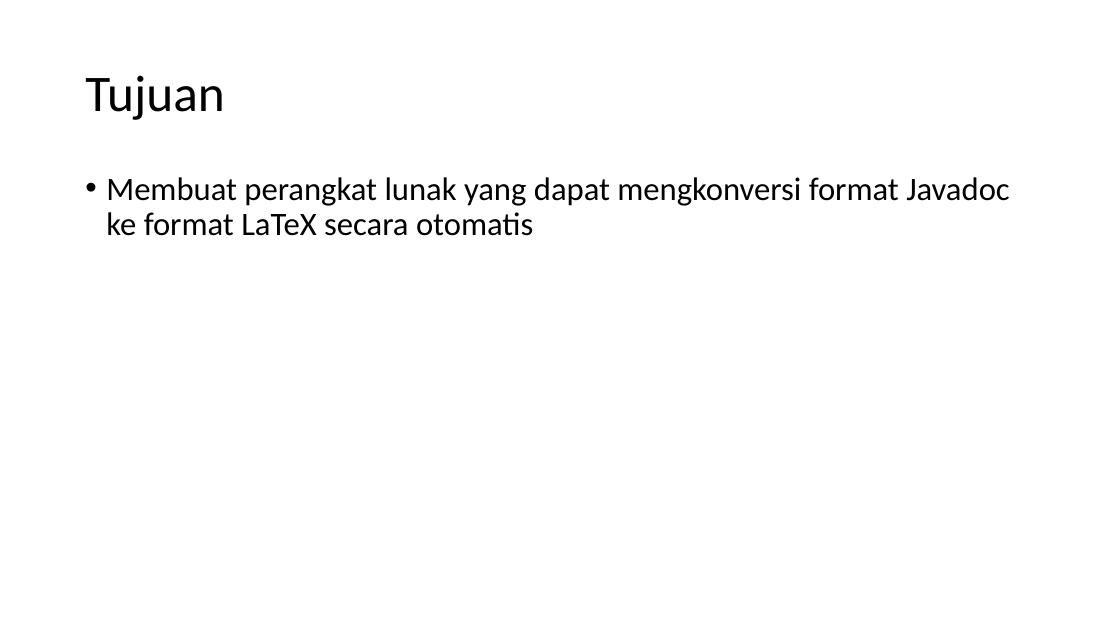
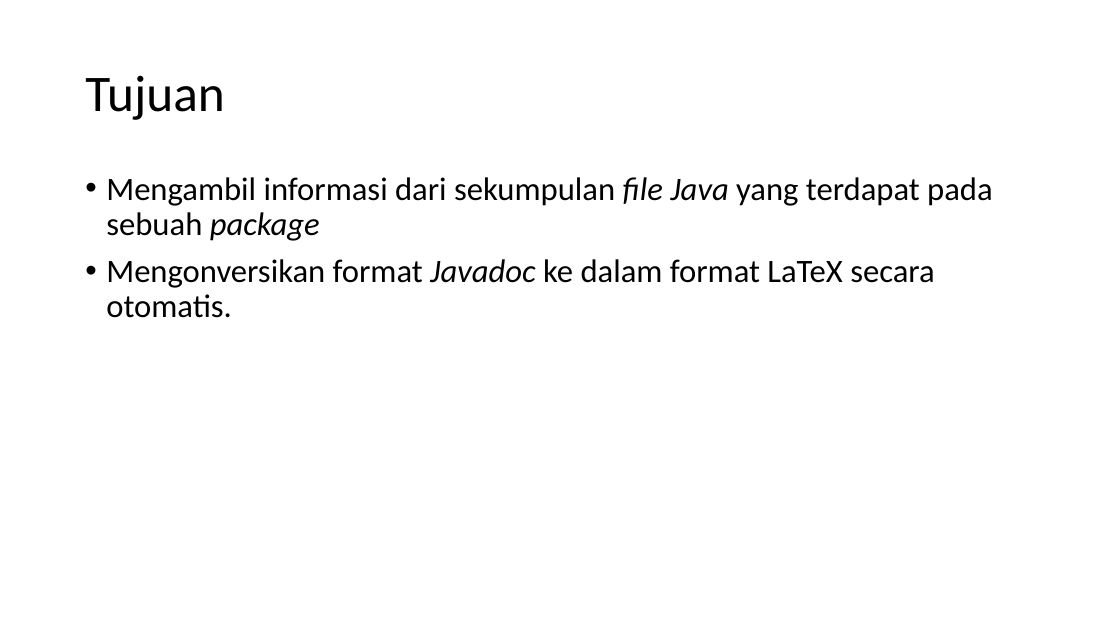
Before and after one commit to abathz/Skripsi, a slide deck: slide 4 of doc/Sidang Skripsi 1.pptx. Drawn at 1120x630 pixels with LibreOffice and Linux fonts; fonts in the diff are those of the drawing. Boxes give left, top, right and bottom in pixels: in the first picture for what was removed or moved away, otherwise in the second. Text is boxed around its words. In the diff, an @@ line names an element or a change of style, - is before the commit and + after.

```diff
--- a/doc/Sidang Skripsi 1.pptx
+++ b/doc/Sidang Skripsi 1.pptx
@@ text at box(106, 177, 993, 318): text changed @@
-• Membuat perangkat lunak yang dapat mengkonversi format Javadoc ke format LaTeX secara otomatis
+• Mengambil informasi dari sekumpulan file Java yang terdapat pada sebuah package
+• Mengonversikan format Javadoc ke dalam format LaTeX secara otomatis.
```
Also in this commit, not shown: 3 other slides changed, 43 other files.
